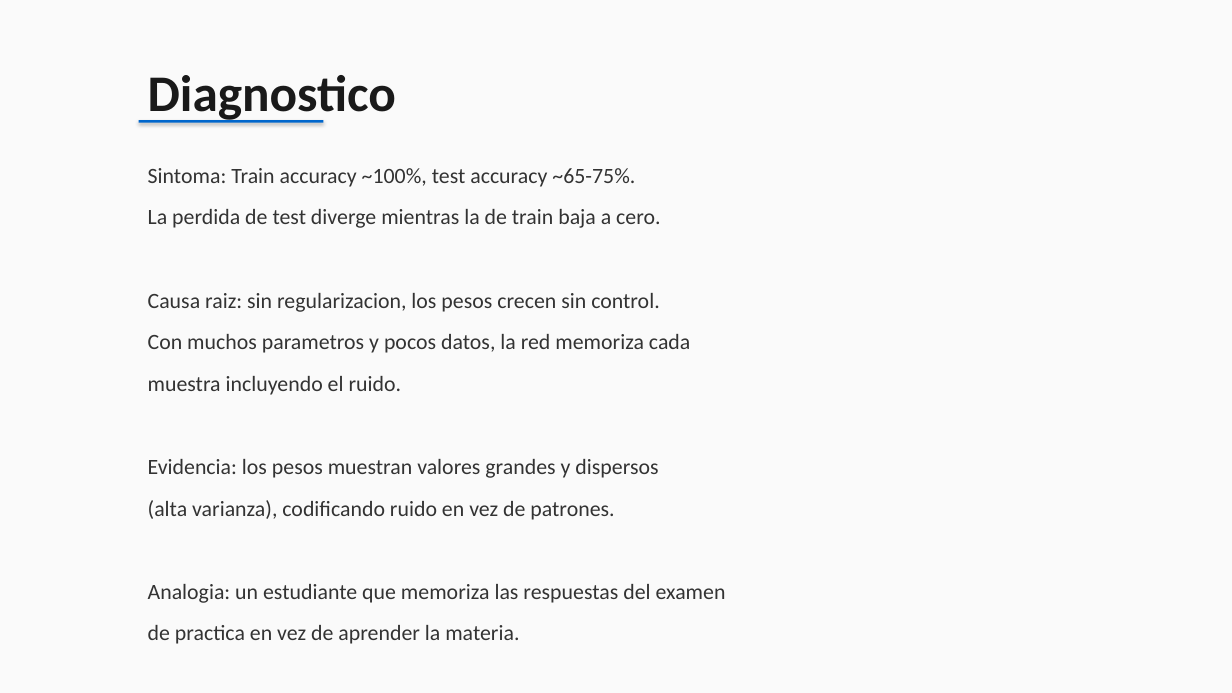
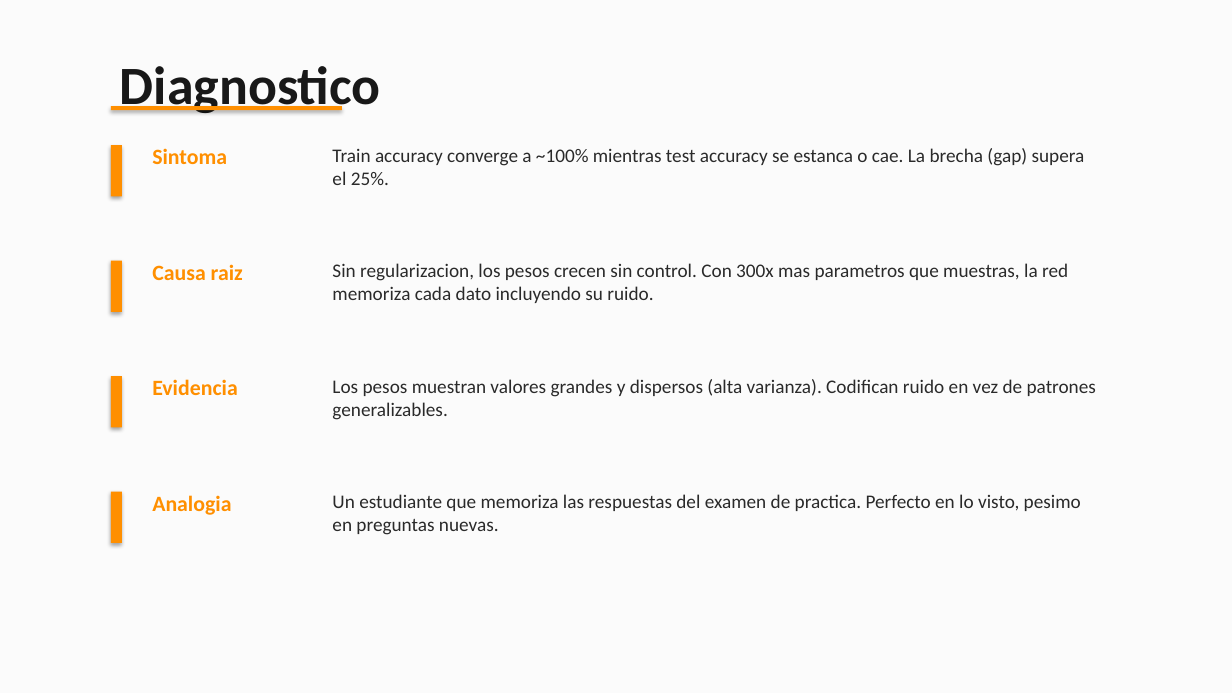
Before and after one commit to Xamplix/proyecto, a slide deck: slide 3 of Grupo7_La_Memoria_de_Pez.pptx. Drawn at 1232x693 pixels with LibreOffice and Linux fonts; fonts in the diff are those of the drawing. Boxes give left, top, right and bottom in pixels: in the first picture for what was removed or moved away, otherwise in the second. Text is boxed around its words. In the diff, an @@ line names an element or a change of style, - is before the commit and + after.

```diff
--- a/Grupo7_La_Memoria_de_Pez.pptx
+++ b/Grupo7_La_Memoria_de_Pez.pptx
@@ background #FAFAFA to #FBFBFB @@
@@ text "Diagnostico": place and size @@
-text "Diagnostico" at [148,75,396,123]
+text "Diagnostico" at [120,66,381,114]
@@ text "Diagnostico" at [120,66,381,114]: size 40 to 42 pt, text colour #1A1A1A to #181818 @@
@@ rectangle: place and size @@
-rectangle at [139,120,323,123]
+rectangle at [111,106,342,110]
@@ rectangle at [111,106,342,110]: fill #0066CC to #FF8F00 @@
@@ rectangle added at [111,145,122,197], fill #FF8F00 @@
@@ text added at [152,148,227,164], 17 pt, text #FF8F00, bold @@
+Sintoma
@@ text added at [332,148,1085,185], 15 pt, text #2A2A2A @@
+Train accuracy converge a ~100% mientras test accuracy se estanca o cae. La brecha (gap) supera el 25%.
@@ text removed at [148,168,726,644] @@
-Sintoma: Train accuracy ~100%, test accuracy ~65-75%.
-La perdida de test diverge mientras la de train baja a cero.
-Causa raiz: sin regularizacion, los pesos crecen sin control.
-Con muchos parametros y pocos datos, la red memoriza cada
-muestra incluyendo el ruido.
-Evidencia: los pesos muestran valores grandes y dispersos
-(alta varianza), codificando ruido en vez de patrones.
-Analogia: un estudiante que memoriza las respuestas del examen
-de practica en vez de aprender la materia.
@@ rectangle added at [111,261,122,312], fill #FF8F00 @@
@@ text added at [152,264,243,280], 17 pt, text #FF8F00, bold @@
+Causa raiz
@@ text added at [332,263,1068,303], 15 pt, text #2A2A2A @@
+Sin regularizacion, los pesos crecen sin control. Con 300x mas parametros que muestras, la red memoriza cada dato incluyendo su ruido.
@@ rectangle added at [111,376,122,428], fill #FF8F00 @@
@@ text added at [152,379,237,395], 17 pt, text #FF8F00, bold @@
+Evidencia
@@ text added at [332,379,1096,420], 15 pt, text #2A2A2A @@
+Los pesos muestran valores grandes y dispersos (alta varianza). Codifican ruido en vez de patrones generalizables.
@@ rectangle added at [111,492,122,543], fill #FF8F00 @@
@@ text added at [152,495,231,515], 17 pt, text #FF8F00, bold @@
+Analogia
@@ text added at [332,494,1081,535], 15 pt, text #2A2A2A @@
+Un estudiante que memoriza las respuestas del examen de practica. Perfecto en lo visto, pesimo en preguntas nuevas.
```
Also in this commit, not shown: 6 other slides changed, 2 slides added, 2 slides removed, 1 other file.
